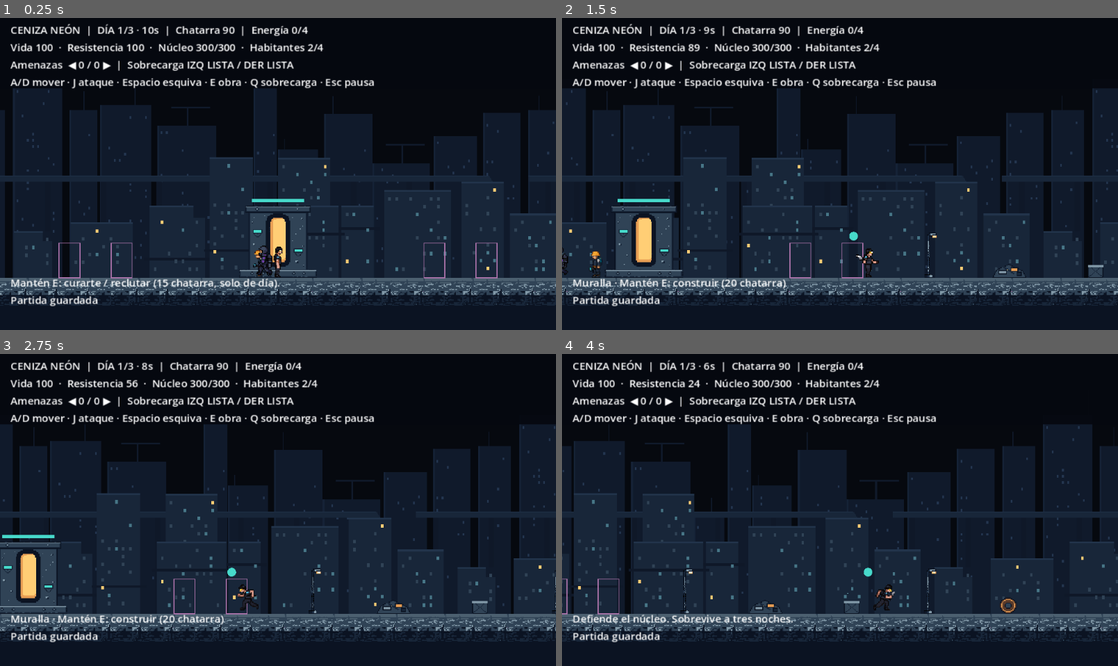
Above: before the commit, frames 1-4 (two rows, left to right).
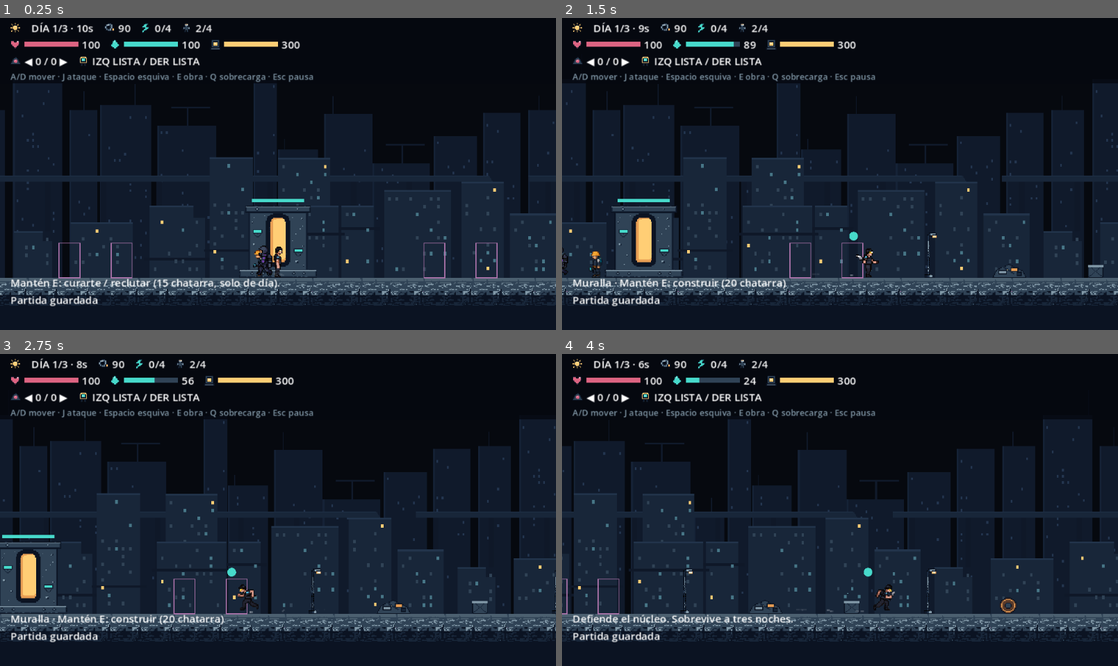
Above: after the commit, the same moments.

Repository: CarlosFloresDev/ceniza-neon
Game: Godot game, scene res://levels/main.tscn
Two runs of this game, one before a commit and one after it. Both use one fixed random seed, a clock stepped at 60 frames per second and the inputs below.
Inputs (mouse positions are in pixels of both pictures, inside the frame that each line leads up to):
- Up to frame 1 (0.25 s): no input
- Up to frame 2 (1.5 s): move the mouse to (962, 158) at 0.52 s; hold D (move_right) from 0.53 s (still down); tap Space (dodge) at 0.6 s; click (962, 158) at 0.67 s; move the mouse to (728, 189) at 1.27 s; tap J (attack) at 1.35 s; click (728, 189) at 1.42 s
- Up to frame 3 (2.75 s): tap Space (dodge) at 1.55, 2.1 s; move the mouse to (333, 441) at 2.02 s; release D (move_right) at 2.03 s; hold A (move_left) from 2.03 s (still down); click (333, 441) at 2.17 s
- Up to frame 4 (4 s): move the mouse to (812, 572) at 2.77 s; release A (move_left) at 2.78 s; hold D (move_right) from 2.78 s (still down); tap E (interact) at 2.85 s; click (812, 572) at 2.92 s; tap Space (dodge) at 3.05, 3.6 s; move the mouse to (1006, 556) at 3.52 s; click (1006, 556) at 3.67 s

The runs differ from the first frame. In frame 1, 4.8% of the frame differs, in the area x 1-68%, y 1-83%; in frame 2, 4.8%; in frame 3, 4.8%, in the area x 0-100%, y 1-84%; in frame 4, 4.8%.

Commit message:
feat: HUD con íconos y más efectos de vida
Panel superior con íconos, barras de vida/resistencia/núcleo e ícono de fase.
Polvo al correr y frenar, fogonazo, casquillo y retroceso en torretas, y polvo

Diff:
--- a/components/debris_emitter.gd
+++ b/components/debris_emitter.gd
@@ -17,6 +17,7 @@
 	var texture: Texture2D
 	var region: Rect2
 	var mirrored: bool = false
+	var effect_kind: StringName = &"debris"
 
 	func _enter_tree() -> void:
 		DebrisEmitter.live_count += 1
@@ -36,7 +37,7 @@
 			velocity = Vector2(velocity.x * 0.7, -absf(velocity.y) * 0.32)
 		global_position = precise_position.round()
 		rotation += spin * delta
-		modulate.a = clampf((lifetime - age) / 0.45, 0.0, 1.0)
+		modulate.a = clampf((lifetime - age) / minf(lifetime, 0.45), 0.0, 1.0)
 
 	func _draw() -> void:
 		if texture != null:
@@ -92,6 +93,34 @@
 	piece.velocity = Vector2(0, 8)
 	piece.lifetime = 0.5
 
+func emit_dust(origin: Vector2, count: int = 2) -> void:
+	for index: int in range(mini(count, LIMIT - live_count)):
+		var piece: Pixel = _create(origin + Vector2(rng.randf_range(-4, 4), -2))
+		piece.effect_kind = &"dust"
+		piece.tint = Color("89939e", 0.55)
+		piece.size = Vector2(rng.randi_range(2, 4), 2)
+		piece.gravity = -3.0
+		piece.velocity = Vector2(rng.randf_range(-16, 16), rng.randf_range(-12, -5))
+		piece.lifetime = 0.4
+
+func emit_shot(muzzle: Vector2, direction: float) -> void:
+	if live_count < LIMIT:
+		var flash: Pixel = _create(muzzle)
+		flash.effect_kind = &"muzzle_flash"
+		flash.tint = Color("ffce75")
+		flash.size = Vector2(7, 3)
+		flash.velocity = Vector2.ZERO
+		flash.gravity = 0.0
+		flash.lifetime = 0.09
+	if live_count < LIMIT:
+		var casing: Pixel = _create(muzzle - Vector2(direction * 10, 0))
+		casing.effect_kind = &"casing"
+		casing.tint = Color("e6b65c")
+		casing.size = Vector2(2, 1)
+		casing.velocity = Vector2(-direction * rng.randf_range(22, 38), -65)
+		casing.spin = direction * 8
+		casing.lifetime = 1.2
+
 func _create(origin: Vector2) -> Pixel:
 	var piece: Pixel = Pixel.new()
 	piece.top_level = true
--- a/entities/enemies/enemy_visual.gd
+++ b/entities/enemies/enemy_visual.gd
@@ -4,6 +4,8 @@
 var actor: SiegeEnemy
 var effects: DebrisEmitter = DebrisEmitter.new()
 var smoke_timer: float = 0.0
+var dust_timer: float = 0.0
+var walking: bool = false
 
 func hit_effects(dead: bool) -> void:
 	if not effects.is_inside_tree():
@@ -14,6 +16,10 @@
 	effects.emit_fragments(actor.global_position, null, effects.rng.randi_range(4, 6) if dead else effects.rng.randi_range(1, 3))
 
 func _process(delta: float) -> void:
+	dust_timer -= delta
+	if sprite != null and walking and actor.health > 0 and sprite.is_playing() and dust_timer <= 0:
+		dust_timer = 0.3
+		effects.emit_dust(actor.global_position, 1)
 	smoke_timer -= delta
 	if actor.health > 0 and actor.health <= actor.max_health * 0.35 and smoke_timer <= 0 and effects.is_inside_tree():
 		smoke_timer = 0.45
@@ -23,6 +29,7 @@
 			effects.emit_pixels(origin, 2, Color("ffce75"))
 
 func update_state(moving: bool = false) -> void:
+	walking = moving
 	if sprite != null:
 		sprite.modulate = Color(1.6, 1.3, 1.3) if actor.flash > 0.0 else Color.WHITE
 	if actor.windup > 0.0:
--- a/entities/player/player.gd
+++ b/entities/player/player.gd
@@ -97,6 +97,8 @@
 		refresh_state()
 		return
 	var direction: float = Input.get_axis("move_left", "move_right")
+	var was_grounded: bool = is_on_floor()
+	var previous_speed: float = velocity.x
 	if dodge_remaining <= 0.0 and absf(direction) > MOVE_THRESHOLD:
 		facing = signf(direction)
 	if Input.is_action_just_pressed("dodge"):
@@ -109,6 +111,7 @@
 	if not is_on_floor():
 		velocity.y += gravity * delta
 	move_and_slide()
+	visual.movement_dust(delta, was_grounded, previous_speed)
 	if Input.is_action_pressed("attack"):
 		attack()
 	refresh_state()
--- a/entities/player/player_visual.gd
+++ b/entities/player/player_visual.gd
@@ -7,6 +7,18 @@
 var elapsed: float = 0.0
 var sweat_timer: float = 0.0
 var shake: float = 0.0
+var dust_timer: float = 0.0
+
+func movement_dust(delta: float, was_grounded: bool, previous_speed: float) -> void:
+	dust_timer = maxf(0.0, dust_timer - delta)
+	if actor.health <= 0 or not actor.is_on_floor():
+		return
+	var braking: bool = absf(previous_speed) > 10 and (absf(actor.velocity.x) <= 10 or previous_speed * actor.velocity.x < 0)
+	if not was_grounded or braking:
+		effects.emit_dust(actor.global_position, 5)
+	elif absf(actor.velocity.x) > 10 and dust_timer <= 0:
+		effects.emit_dust(actor.global_position, 4 if actor.dodge_remaining > 0 else 2)
+		dust_timer = 0.07 if actor.dodge_remaining > 0 else 0.15
 
 func bind(value: AnimatedSprite2D) -> void:
 	super.bind(value)
--- a/entities/structures/construction_site.gd
+++ b/entities/structures/construction_site.gd
@@ -10,6 +10,17 @@
 var ordered: bool = false
 var progress: float = 0.0
 var shot: float = 0.0
+var recoil: float = 0.0
+
+func muzzle_position() -> Vector2:
+	# Sprite 40x50: cañón a 9 px desde arriba, reflejado en el frente izquierdo.
+	var extent: Vector2 = data.texture.get_size() if data.texture != null else Vector2(28, 50)
+	return global_position + Vector2((extent.x / 2.0 - 2) * (-1.0 if x < 0 else 1.0), -extent.y + 9)
+
+func fire_effects() -> void:
+	recoil = 0.09
+	effects.emit_shot(muzzle_position(), -1.0 if x < 0 else 1.0)
+	queue_redraw()
 var x: float:
 	get: return position.x
 var kind: StringName:
@@ -51,6 +62,7 @@
 	queue_redraw()
 
 func _process(delta: float) -> void:
+	recoil = maxf(0.0, recoil - delta)
 	weld_timer -= delta
 	if ordered and weld_timer <= 0.0:
 		weld_timer = 0.18
@@ -78,7 +90,8 @@
 	elif hp > 0 and data.texture != null:
 		var size: Vector2 = data.texture.get_size()
 		# Los sprites miran a la derecha; en el frente izquierdo deben mirar hacia afuera.
-		draw_set_transform(Vector2.ZERO, 0.0, Vector2(-1.0 if x < 0.0 else 1.0, 1.0))
+		var kick: float = (1.0 if x < 0 else -1.0) if recoil > 0 else 0.0
+		draw_set_transform(Vector2(kick, 0), 0.0, Vector2(-1.0 if x < 0.0 else 1.0, 1.0))
 		draw_texture(data.texture, Vector2(-size.x / 2.0, -size.y), Color(0.75, 1.5, 1.45) if boosted else Color.WHITE)
 		draw_set_transform(Vector2.ZERO)
 		draw_rect(Rect2(-14, -size.y - 6, 28.0 * hp / max_hp, 3), Color("47dacb"))
--- a/levels/district.gd
+++ b/levels/district.gd
@@ -74,5 +74,6 @@
 	overload.notice_requested.connect(presenter.show_notice)
 	session.frame_finished.connect(view.queue_redraw)
 	presenter.updated.connect($HUD.display)
+	presenter.dashboard_updated.connect($HUD.display_dashboard)
 	session.initialize()
 	presenter.publish()
--- a/systems/defense_system.gd
+++ b/systems/defense_system.gd
@@ -35,6 +35,7 @@
 		if site.shot == 0.0:
 			var target: Node2D = nearest_enemy(site.x, site.data.attack_range)
 			if target != null:
+				site.fire_effects()
 				fire_from(Vector2(site.x, GameRules.FLOOR_Y - 42), target, site.data.damage)
 				site.shot = site.data.overloaded_interval if overload.overloaded(site.x) else site.data.interval
 	drone_timer = maxf(0.0, drone_timer - delta)
--- a/tests/effects_test.gd
+++ b/tests/effects_test.gd
@@ -85,5 +85,39 @@
 	verify(DebrisEmitter.live_count == DebrisEmitter.LIMIT, "Límite compartido entre emisores")
 	world.free()
 	verify(DebrisEmitter.live_count == 0, "Cerrar mundo libera todas las partículas")
+	var range_world: Node2D = Node2D.new()
+	root.add_child(range_world)
+	var turret: ConstructionSite = ConstructionSite.new()
+	turret.data = load("res://data/structures/turret.tres")
+	turret.position = Vector2(-180, GameRules.FLOOR_Y)
+	range_world.add_child(turret)
+	turret.hp = turret.max_hp
+	turret.fire_effects()
+	var kinds: Array[StringName] = []
+	for child: Node in range_world.get_children():
+		if child is DebrisEmitter.Pixel:
+			kinds.append(child.effect_kind)
+	verify(kinds.has(&"muzzle_flash") and kinds.has(&"casing"), "Disparo crea fogonazo y casquillo")
+	verify(turret.recoil > 0.0, "Disparo aplica retroceso")
+	verify(turret.muzzle_position().x < turret.global_position.x, "Cañón del frente izquierdo apunta hacia afuera")
+	var dust_emitter: DebrisEmitter = DebrisEmitter.new()
+	range_world.add_child(dust_emitter)
+	var before_dust: int = DebrisEmitter.live_count
+	dust_emitter.emit_dust(Vector2(0, GameRules.FLOOR_Y), 3)
+	verify(DebrisEmitter.live_count == before_dust + 3, "Polvo crea partículas")
+	range_world.free()
+	var hud: GameHud = load("res://ui/hud.tscn").instantiate() as GameHud
+	root.add_child(hud)
+	verify(hud.icons.size() == 11, "HUD instancia los once íconos")
+	var all_loaded: bool = true
+	for key: String in hud.icons:
+		all_loaded = all_loaded and (hud.icons[key] as TextureRect).texture != null
+	verify(all_loaded, "Todos los íconos del HUD tienen textura")
+	hud.display_dashboard({"phase": "NOCHE", "day": 2, "nights": 3, "seconds": 9, "scrap": 40, "energy": 1,
+		"capacity": 4, "population": 2, "population_max": 4, "health": 70, "stamina": 50, "core": 200,
+		"left": 1, "right": 2, "overload_left": "LISTA", "overload_right": "LISTA"})
+	verify(hud.icons.noche.visible and not hud.icons.dia.visible, "Ícono de fase cambia con la noche")
+	verify(hud.bars.nucleo.value == 200 and hud.values.chatarra.text == "40", "Panel muestra barras y valores")
+	hud.free()
 	print("Efectos: %d comprobaciones; %d fallos" % [checks, failures])
 	quit(1 if failures > 0 else 0)
--- a/ui/hud.gd
+++ b/ui/hud.gd
@@ -1,6 +1,109 @@
 class_name GameHud
 extends CanvasLayer
 
+const ICON_NAMES: Array[String] = ["dia", "aviso", "noche", "chatarra", "energia", "habitantes", "vida", "resistencia", "nucleo", "amenaza", "sobrecarga"]
+var icons: Dictionary = {}
+var values: Dictionary = {}
+var bars: Dictionary = {}
+var rows: VBoxContainer
+var phase: String = "DÍA"
+var elapsed: float = 0.0
+
+func _ready() -> void:
+	rows = VBoxContainer.new()
+	rows.position = Vector2(12, 4)
+	rows.add_theme_constant_override("separation", 2)
+	rows.mouse_filter = Control.MOUSE_FILTER_IGNORE
+	add_child(rows)
+	var first: HBoxContainer = _row()
+	for key: String in ["dia", "aviso", "noche"]:
+		_icon(first, key)
+		icons[key].visible = key == "dia"
+	_label(first, "phase")
+	for key: String in ["chatarra", "energia", "habitantes"]:
+		_item(first, key)
+	var second: HBoxContainer = _row()
+	var colors: Array[Color] = [Color("dd6482"), Color("47dacb"), Color("ffce75")]
+	var keys: Array[String] = ["vida", "resistencia", "nucleo"]
+	for index: int in range(keys.size()):
+		var group: HBoxContainer = HBoxContainer.new()
+		second.add_child(group)
+		_icon(group, keys[index])
+		var bar: ProgressBar = ProgressBar.new()
+		bar.custom_minimum_size = Vector2(62, 6)
+		bar.size_flags_vertical = Control.SIZE_SHRINK_CENTER
+		bar.show_percentage = false
+		bar.max_value = GameRules.CORE_HEALTH if index == 2 else 100
+		var fill: StyleBoxFlat = StyleBoxFlat.new()
+		fill.bg_color = colors[index]
+		var background: StyleBoxFlat = StyleBoxFlat.new()
+		background.bg_color = Color("304356")
+		bar.add_theme_stylebox_override("fill", fill)
+		bar.add_theme_stylebox_override("background", background)
+		group.add_child(bar)
+		bars[keys[index]] = bar
+		_label(group, keys[index])
+	var third: HBoxContainer = _row()
+	_item(third, "amenaza")
+	_item(third, "sobrecarga")
+	var controls: Label = Label.new()
+	controls.text = "A/D mover · J ataque · Espacio esquiva · E obra · Q sobrecarga · Esc pausa"
+	controls.add_theme_font_size_override("font_size", 10)
+	controls.add_theme_color_override("font_color", Color("8299a8"))
+	rows.add_child(controls)
+	$Status.hide()
+
+func _row() -> HBoxContainer:
+	var row: HBoxContainer = HBoxContainer.new()
+	row.add_theme_constant_override("separation", 12)
+	rows.add_child(row)
+	return row
+
+func _icon(parent: Control, key: String) -> void:
+	var icon: TextureRect = TextureRect.new()
+	icon.name = key
+	icon.texture = load("res://assets/ui/icons/%s.png" % key)
+	icon.texture_filter = CanvasItem.TEXTURE_FILTER_NEAREST
+	icon.stretch_mode = TextureRect.STRETCH_KEEP_CENTERED
+	icon.custom_minimum_size = Vector2(12, 12)
+	icon.mouse_filter = Control.MOUSE_FILTER_IGNORE
+	parent.add_child(icon)
+	icons[key] = icon
+
+func _label(parent: Control, key: String) -> void:
+	var label: Label = Label.new()
+	label.add_theme_font_size_override("font_size", 12)
+	parent.add_child(label)
+	values[key] = label
+
+func _item(parent: Control, key: String) -> void:
+	var group: HBoxContainer = HBoxContainer.new()
+	parent.add_child(group)
+	_icon(group, key)
+	_label(group, key)
+
+func display_dashboard(data: Dictionary) -> void:
+	phase = data.phase
+	icons.dia.visible = phase == "DÍA"
+	icons.aviso.visible = phase == "AVISO"
+	icons.noche.visible = phase == "NOCHE"
+	values.phase.text = "%s %d/%d · %ds" % [phase, data.day, data.nights, data.seconds]
+	values.chatarra.text = str(data.scrap)
+	values.energia.text = "%d/%d" % [data.energy, data.capacity]
+	values.habitantes.text = "%d/%d" % [data.population, data.population_max]
+	var amounts: Array[int] = [data.health, data.stamina, data.core]
+	var keys: Array[String] = ["vida", "resistencia", "nucleo"]
+	for index: int in range(keys.size()):
+		bars[keys[index]].value = amounts[index]
+		values[keys[index]].text = str(amounts[index])
+	values.amenaza.text = "◀ %d / %d ▶" % [data.left, data.right]
+	values.sobrecarga.text = "IZQ %s / DER %s" % [data.overload_left, data.overload_right]
+
+func _process(delta: float) -> void:
+	elapsed += delta
+	icons.aviso.modulate.a = 0.75 + 0.25 * sin(elapsed * 6.0) if phase == "AVISO" else 1.0
+
+## El texto completo se conserva en Status (oculto) para pruebas y accesibilidad; el panel visible es el de íconos.
 func display(text: String, hint: String, result: String) -> void:
 	$Status.text = text
 	$Hint.text = hint
--- a/ui/hud.tscn
+++ b/ui/hud.tscn
@@ -5,9 +5,9 @@
 script = ExtResource("1")
 [node name="Panel" type="ColorRect" parent="."]
 offset_right = 640.0
-offset_bottom = 82.0
+offset_bottom = 76.0
 mouse_filter = 2
-color = Color(0.02, 0.03, 0.06, 0.92)
+color = Color(0.02, 0.03, 0.06, 0.80)
 [node name="Status" type="Label" parent="."]
 offset_left = 12.0
 offset_top = 6.0
--- a/ui/hud_presenter.gd
+++ b/ui/hud_presenter.gd
@@ -4,6 +4,7 @@
 const INITIAL_NOTICE_DURATION: float = 7.0
 const NOTICE_DURATION: float = 4.0
 signal updated(text: String, hint: String, result: String)
+signal dashboard_updated(values: Dictionary)
 var player: Player
 var cycle: CycleSystem
 var bank: ResourceBank
@@ -61,3 +62,12 @@
 	if session.finished:
 		result_text = ("DISTRITO ESTABILIZADO" if session.won else "NÚCLEO DESTRUIDO") + "\n\nR / Select: nueva partida"
 	updated.emit(text, hint_text, result_text)
+	dashboard_updated.emit({
+		"phase": cycle.phase, "day": cycle.day, "nights": cycle.config.nights,
+		"seconds": ceili(cycle.phase_remaining), "scrap": bank.scrap,
+		"energy": bank.energy_used(), "capacity": bank.energy_capacity,
+		"population": colony.workers.size(), "population_max": GameRules.POPULATION,
+		"health": player.health, "stamina": int(player.stamina), "core": core.health,
+		"left": left_count, "right": right_count,
+		"overload_left": overload.overload_status(true), "overload_right": overload.overload_status(false)
+	})
Binary file added: assets/ui/icons/amenaza.png
Not shown, added: assets/ui/icons/amenaza.png.import
Binary file added: assets/ui/icons/aviso.png
Not shown, added: assets/ui/icons/aviso.png.import
Binary file added: assets/ui/icons/chatarra.png
Not shown, added: assets/ui/icons/chatarra.png.import
Binary file added: assets/ui/icons/dia.png
Not shown, added: assets/ui/icons/dia.png.import
Binary file added: assets/ui/icons/energia.png
Not shown, added: assets/ui/icons/energia.png.import
Binary file added: assets/ui/icons/habitantes.png
Not shown, added: assets/ui/icons/habitantes.png.import
(and 10 more such lines)
